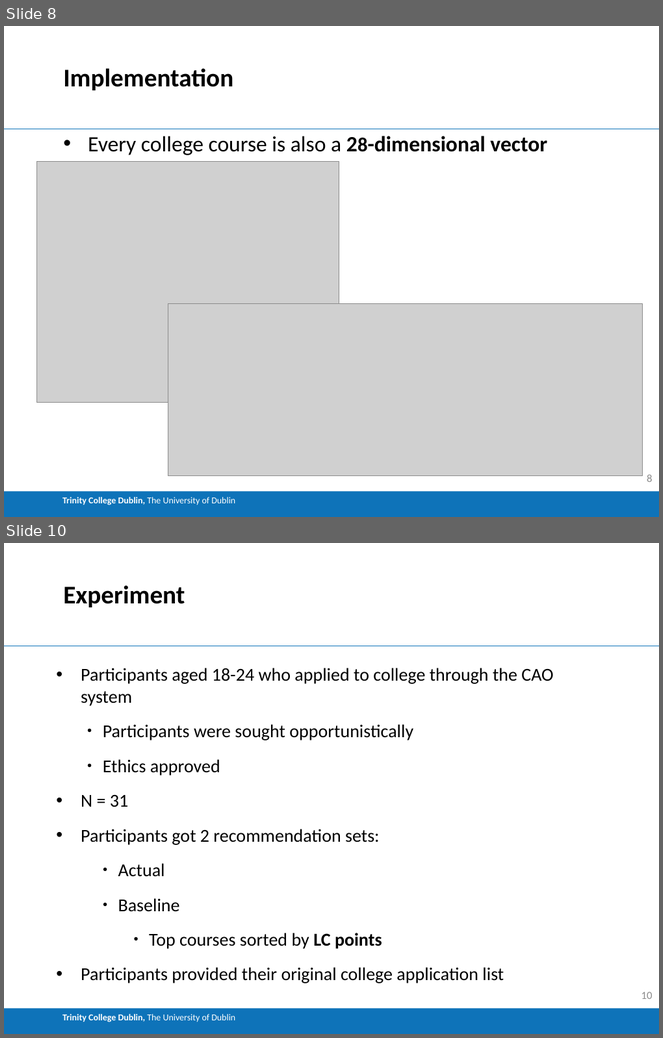
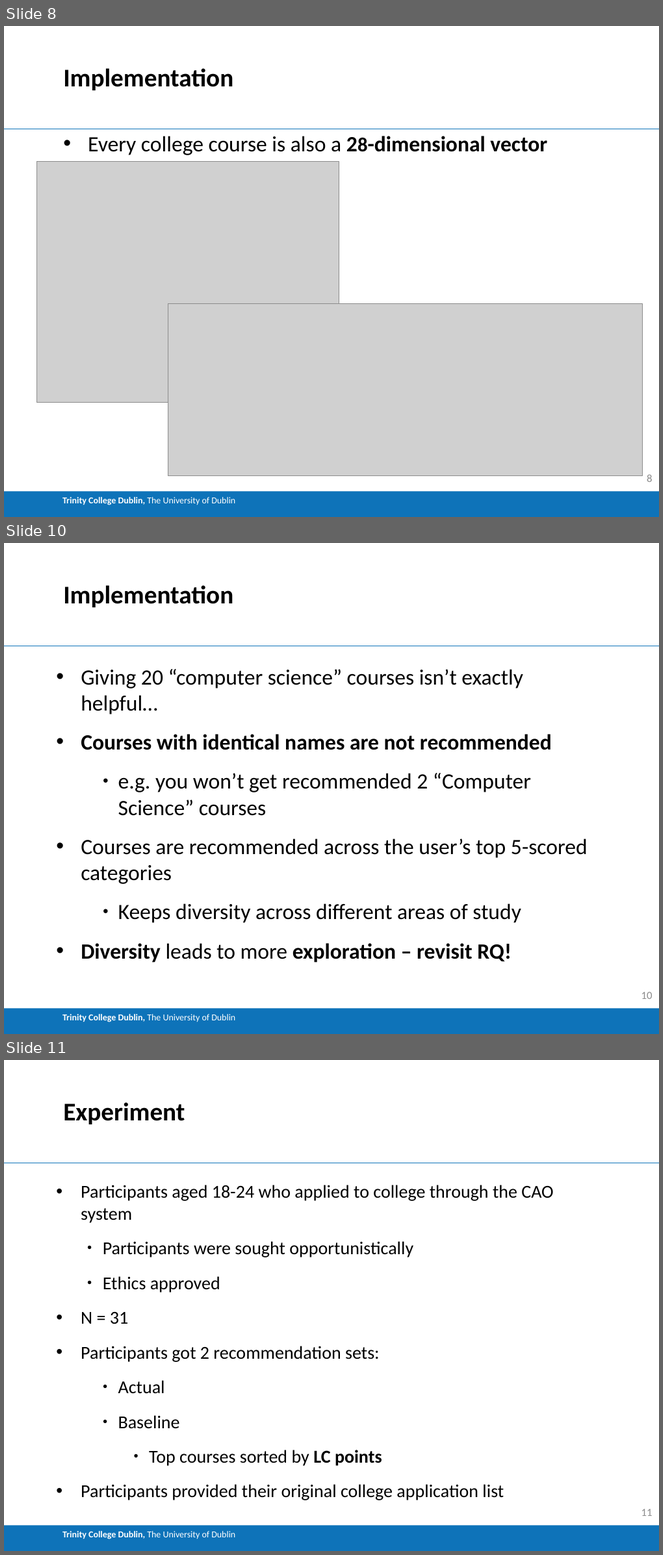
Before and after one commit to brendanmcc02/masters-thesis, a slide deck: presentation/thesis-presentation.pptx. Shown one above the other, each under a label of ours: slides 8 and 10 before the commit, slides 8, 10 and 11 after it; the slides between them are not shown. The pictures are 663x1038 and 663x1555 pixels, drawn with LibreOffice and Linux fonts; fonts in the diff are those of the drawing; grey boxes stand for pictures. Boxes give left, top, right and bottom in pixels: in the first picture for what was removed or moved away, otherwise in the second. Text is boxed around its words. In the diff, an @@ line names an element or a change of style, - is before the commit and + after.

```diff
--- a/presentation/thesis-presentation.pptx
+++ b/presentation/thesis-presentation.pptx
@@ slide 10 added at [4,543,659,1034], background #FFFFFF; not listed: 2 template elements that a slide beside it also shows @@
@@ title added at [63,585,233,607], 28 pt, text #000000, bold @@
+Implementation
@@ text added at [81,669,588,963], 24 pt, text #000000 @@
+• Giving 20 “computer science” courses isn’t exactly helpful…
+• Courses with identical names are not recommended
+      ● e.g. you won’t get recommended 2 “Computer Science” courses
+• Courses are recommended across the user’s top 5-scored categories
+      ● Keeps diversity across different areas of study
+• Diversity leads to more exploration – revisit RQ!
@@ page number added at [642,992,653,999], 12 pt, text #8C8C8C @@
+10
@@ what was slide 10 is now slide 11 @@
@@ page number at [642,1509,653,1516]: text changed @@
-10
+11
```
Also in this commit, not shown: 2 slides changed, 1 slide removed.
